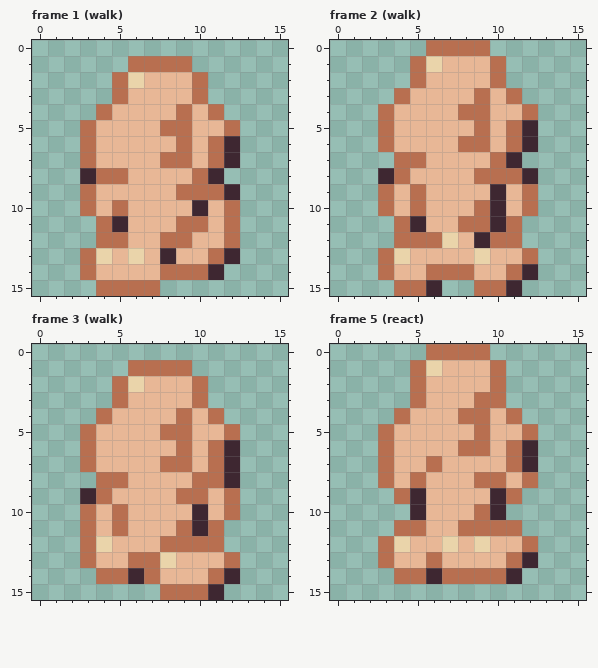
Pixel-art file: art/minis/dog-pierre@50.aseprite. Above: the version before the commit.
16x16 pixels, 14 frames. Shown: frame 1 (walk), frame 2 (walk), frame 3 (walk), frame 5 (react). The commit also changed other frames, which this record leaves out.
New version:
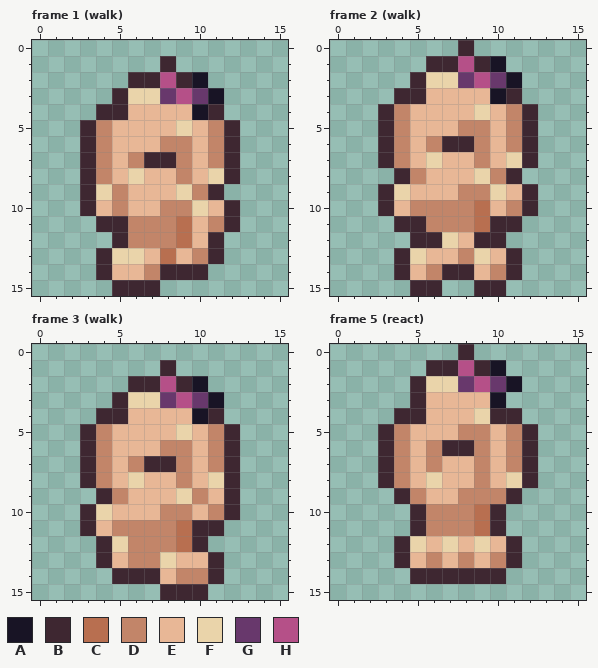
Palette (. is transparent): A #181425  B #3e2731  C #b86f50  D #c28569  E #e8b796  F #ead4aa  G #68386c  H #b55088
Change:
Changed rows in their new state; - is an unchanged pixel.
Frame 1 (walk):
first column x 3:
 1 ---..B.---
 2 --.BBHBA--
 3 --BFFGHGA-
 4 -BB---EAB-
 5 BD---EF-DB
 6 BD---DD-D-
 7 BD-DBBD-D-
 8 -DEF--DEFB
 9 BFD---FDB.
10 B-D--DDF-B
11 -B-DDD-EDB
12 -.BDDD--B.
13 .BF--C-DB.
14 .B--DBBB.-
15 -.BBB-----
Frame 2 (walk):
first column x 3:
 0 ---..B.---
 1 --.BBHBA--
 2 --BFFGHGA-
 3 -BB---EAB-
 4 BD---EF-DB
 5 BD---DD-D-
 6 BD-DBBD-D-
 7 BDEF--DEFB
 8 .BD---FDB.
 9 BFE--DDF-B
10 B-DDDD-EDB
11 -B-DDD--B-
12 -.BB---B.-
13 .BF--D--B.
14 .B-DBB-DB.
15 -.B---BB.-
Frame 3 (walk):
first column x 3:
 1 ---..B.---
 2 --.BBHBA--
 3 --BFFGHGA-
 4 -BB---EAB-
 5 BD---EF-DB
 6 BD---DD-D-
 7 BD-DBBD-D-
 8 BDEF--DEF-
 9 .BD---FD-B
10 BFE--DDEDB
11 B-DDDD--B-
12 .BFDDD-B.-
13 .B-DD---B.
14 -.B-B-DDB.
15 -----BBB.-
Frame 5 (react):
first column x 3:
 0 ---..B.---
 1 --.BBHBA--
 2 --BFFGHGA-
 3 --B---EA--
 4 -BB--EFBB-
 5 BD---DD-DB
 6 BD-DBBD-D-
 7 BD-D--D-D-
 8 BDEF--DEFB
 9 -BD--DDDB-
10 ---DDD----
11 -.BDDD-B.-
12 .BF-----B.
13 .B-D-D-DB.
14 -.B-BBBB.-
